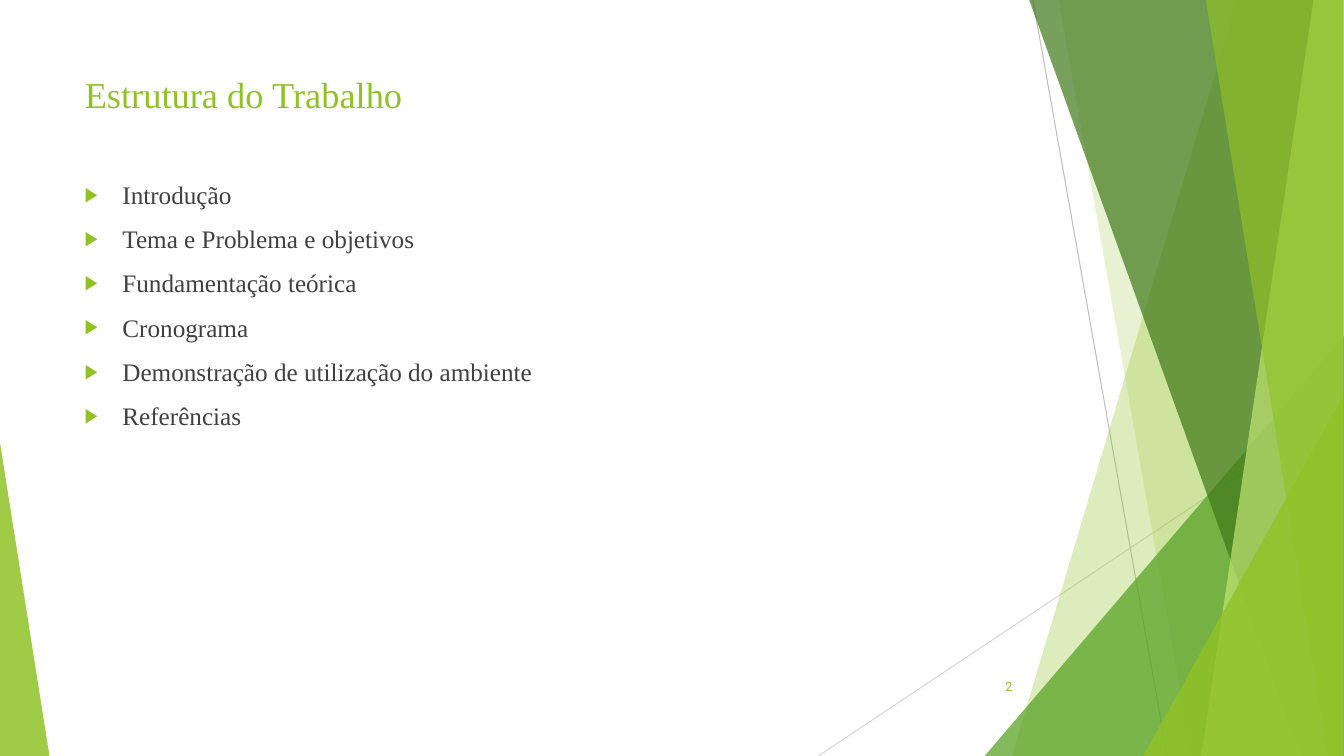
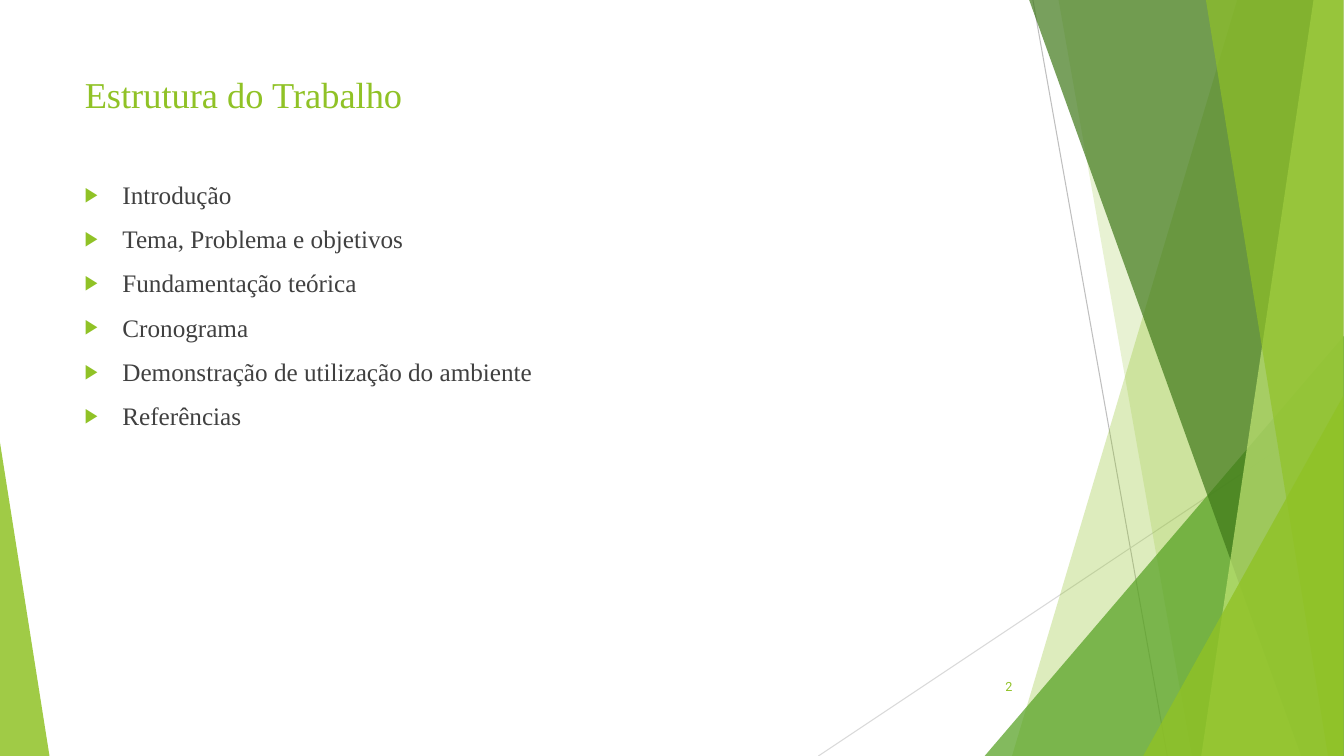
Before and after one commit to ryanlucaslemos/arquivostcc, a slide deck: slide 2 of TCC 1/Slide de TCC 1 - Revisao por Chris PPT.ppt. Drawn at 1344x756 pixels with LibreOffice and Linux fonts; fonts in the diff are those of the drawing. Boxes give left, top, right and bottom in pixels: in the first picture for what was removed or moved away, otherwise in the second. Text is boxed around its words. In the diff, an @@ line names an element or a change of style, - is before the commit and + after.

Commit message:
Corrigir o slide de TCC 1, removendo o slide de objetivos que estava repetido

```diff
--- a/TCC 1/Slide de TCC 1 - Revisao por Chris PPT.ppt
+++ b/TCC 1/Slide de TCC 1 - Revisao por Chris PPT.ppt
@@ text at (122, 230, 403, 254): text changed @@
-▶ Tema e Problema e objetivos
+▶ Tema, Problema e objetivos
```
Also in this commit, not shown: 1 other slide changed, 1 slide removed.
